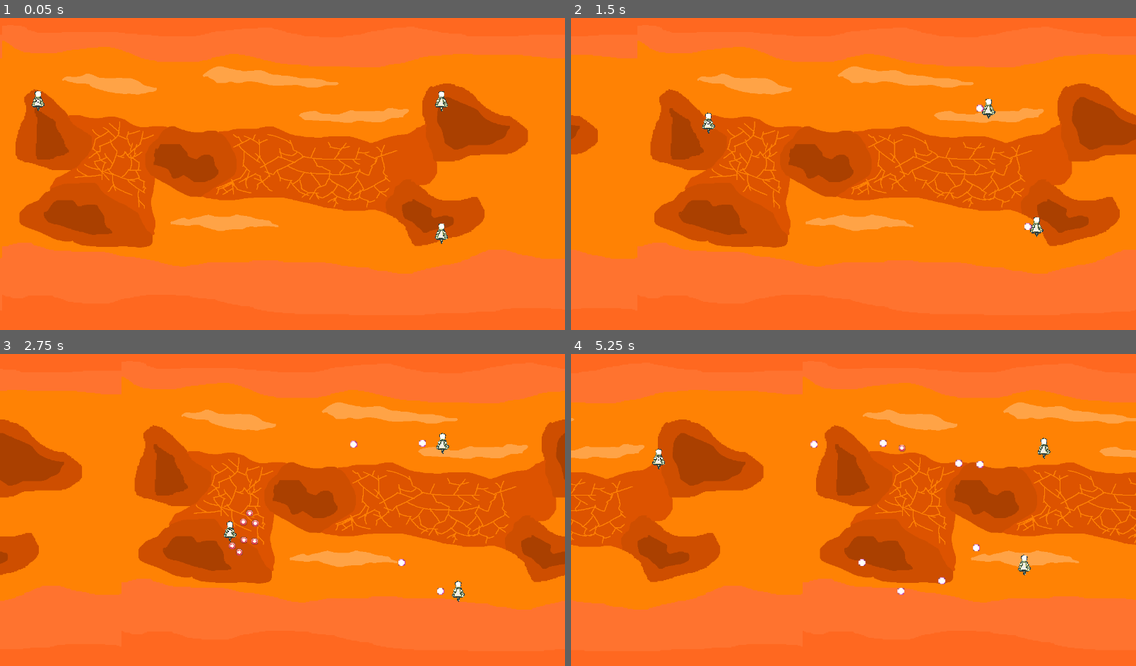
Above: before the commit, frames 1-4 (two rows, left to right).
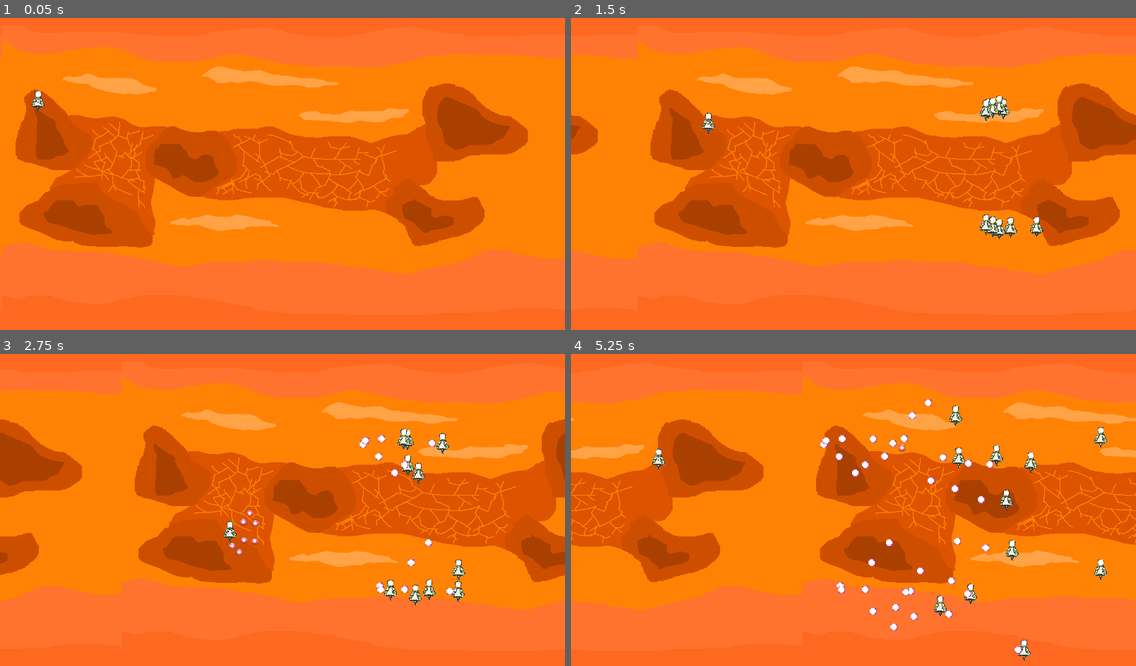
Above: after the commit, the same moments.

Repository: smbanasik/Cardtractor
Game: Godot game, scene res://assets/BulletHell/Scenes/Main.tscn
Two runs of this game, one before a commit and one after it. Both use one fixed random seed, a clock stepped at 60 frames per second and the inputs below.
Inputs (mouse positions are in pixels of both pictures, inside the frame that each line leads up to):
- Up to frame 1 (0.05 s): no input
- Up to frame 2 (1.5 s): move the mouse to (977, 155) at 0.52 s; press the mouse at (977, 155) at 0.53 s; hold D (move_right) 0.53-1.28 s; move the mouse to (740, 186) at 1.27 s; release the mouse at (740, 186) at 1.28 s; hold S (move_down) from 1.28 s (still down); tap Shift (move_fast) at 1.35 s
- Up to frame 3 (2.75 s): move the mouse to (339, 438) at 2.02 s; release S (move_down) at 2.03 s; hold D (move_right) from 2.03 s (still down); hold Z (shoot_projectile) from 2.03 s (still down)
- Up to frame 4 (5.25 s): move the mouse to (825, 572) at 2.77 s; release D (move_right) at 2.78 s; release Z (shoot_projectile) at 2.78 s; hold W (move_up) 2.78-3.53 s; click (825, 572) at 2.85 s; move the mouse to (1023, 553) at 3.52 s; hold Shift (move_fast) 3.53-4.28 s; hold A (move_left) 3.53-5.03 s; move the mouse to (684, 460) at 4.27 s; tap Z (shoot_projectile) at 4.35 s; move the mouse to (881, 506) at 5.02 s; press the mouse at (881, 506) at 5.03 s; hold S (move_down) from 5.03 s (still down)

The runs differ from the first frame. In frame 1, 0.2% of the frame differs, in the area x 77-80%, y 23-73%; in frame 2, 0.6%; in frame 3, 1.0%; in frame 4, 2.2%, in the area x 42-95%, y 14-99%.

Commit message:
Enemy Spawning
Tinkered with enemy spawning some

Diff:
--- a/assets/BulletHell/Scenes/Main.gd
+++ b/assets/BulletHell/Scenes/Main.gd
@@ -43,6 +43,8 @@
 export(PackedScene) var enemyAngel
 
 var playerScore = 0
+var waveEnemies = 0
+var enemiesKilled = 0
 
 signal waveClear
 signal startLevel(difficulty, level)
@@ -82,6 +84,9 @@
 	playerScore += 10
 	$Player.experience += 5
 	print("+1 kills!")
+	enemiesKilled += 1
+	if enemiesKilled >= waveEnemies:
+		emit_signal("waveClear")
 
 func _on_Angel_angelFiring(projTeam, projectilePosition, projectileRadians, projectileSpeed, projectileDamage):
 	var angelSphere = projectileSphere.instance()
@@ -114,8 +119,12 @@
 			add_child(createdEnemy)
 			pass
 
+	# TODO: Current method allows for a bug where if all enemies are killed fast enough, the wave is cleared.
+	# Might be desireable, if not, can fix.
+	waveEnemies += 1
 
 
-func _on_EnemyManager_endLevel():
+func _on_EnemyManager_endLevel(level):
+	print("Level ended, moving on to level: " + str(level))
 	#Handle next level things
 	pass # Replace with function body.
--- a/assets/BulletHell/ScriptsScenes/EnemyManager.gd
+++ b/assets/BulletHell/ScriptsScenes/EnemyManager.gd
@@ -11,12 +11,18 @@
 var level = 1
 var difficulty = 0
 
-var levelStartTime
-var levelCurrentTime
+# Records start of level
+var levelStartTime = 0
+# Records the start of a wave
+var waveStartTime = 0
+# Records current time
+var levelCurrentTime = 0
+# Records any time between start & current time
+var levelInterTime = 0
 
 # Send an string enemy type, an array of enemy values, and a 2d array of positions & wait times
 signal spawnEnemy(enemyType, enemyData, enemyMovement)
-signal endLevel
+signal endLevel(level)
 # Called when the node enters the scene tree for the first time.
 #func _ready():
 
@@ -38,6 +44,7 @@
 func _on_Node2D_startLevel(signalDifficulty, signalLevel):
 	difficulty = signalDifficulty
 	levelStartTime = Time.get_ticks_msec()
+	waveStartTime = levelStartTime
 	level = signalLevel
 	wave = 1
 	waveSpawnProgress = 0
@@ -46,8 +53,9 @@
 func _on_BulletHell_waveClear():
 	wave += 1
 	waveSpawnProgress = 0
+	waveStartTime = levelCurrentTime
 	if wave > maxWave:
-		emit_signal("endLevel")
+		emit_signal("endLevel", level)
 
 # Decides which level function to use
 func levelDecider():
@@ -64,14 +72,29 @@
 func levelOne():
 	maxWave = 5
 
-	var angelData = [Vector2(1000, 200), 1, 100, false]
+	var angelData = [Vector2(0, 0), 1, 100, false]
 
-	# Spawn in two enemies that don't use AI at the right of the screen
-	emit_signal("spawnEnemy", "angel", angelData, [[], []])
-	angelData[0] = Vector2(1000, 500)
-	emit_signal("spawnEnemy", "angel", angelData, [[], []])
+	match [wave]:
+		[_]:
+			if (levelInterTime == 0):
+					levelInterTime = levelCurrentTime
+			# Spawn in two enemies that don't use AI at the right of the screen
+			if (waveSpawnProgress < 50 and levelCurrentTime - levelInterTime > 200):
+				angelData[0] = Vector2(1000 - waveSpawnProgress * 1.5, 200 + waveSpawnProgress / 2)
+				emit_signal("spawnEnemy", "angel", angelData, [[], []])
+				angelData[0] = Vector2(1000 - waveSpawnProgress * 1.5, 500 - waveSpawnProgress / 2)
+				emit_signal("spawnEnemy", "angel", angelData, [[], []])
+				waveSpawnProgress += 10
+				levelInterTime = levelCurrentTime
+			if (levelCurrentTime - waveStartTime > 5000):
+				angelData[0] = Vector2(1200, 200)
+				emit_signal("spawnEnemy", "angel", angelData, [[], []])
+				angelData[0] = Vector2(1200, 500)
+				emit_signal("spawnEnemy", "angel", angelData, [[], []])
 
-	# IMPORTANT
-	waveSpawnProgress = 100
+				# IMPORTANT
+				waveSpawnProgress = 100
+				# Not important, doing for sake of testing
+				levelInterTime = 0
 
 	pass
